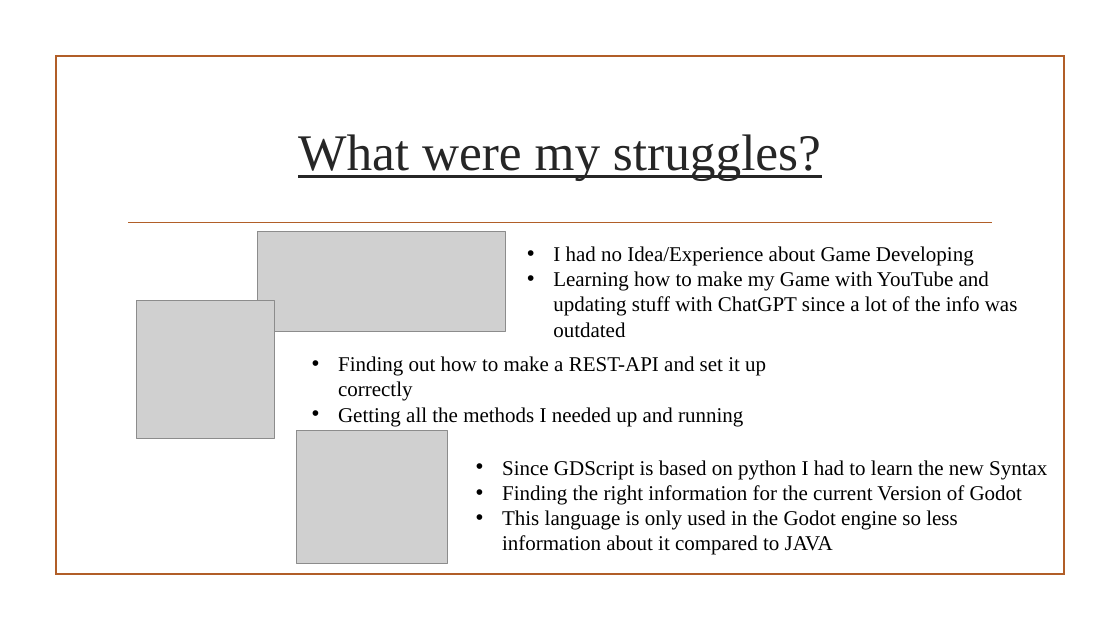
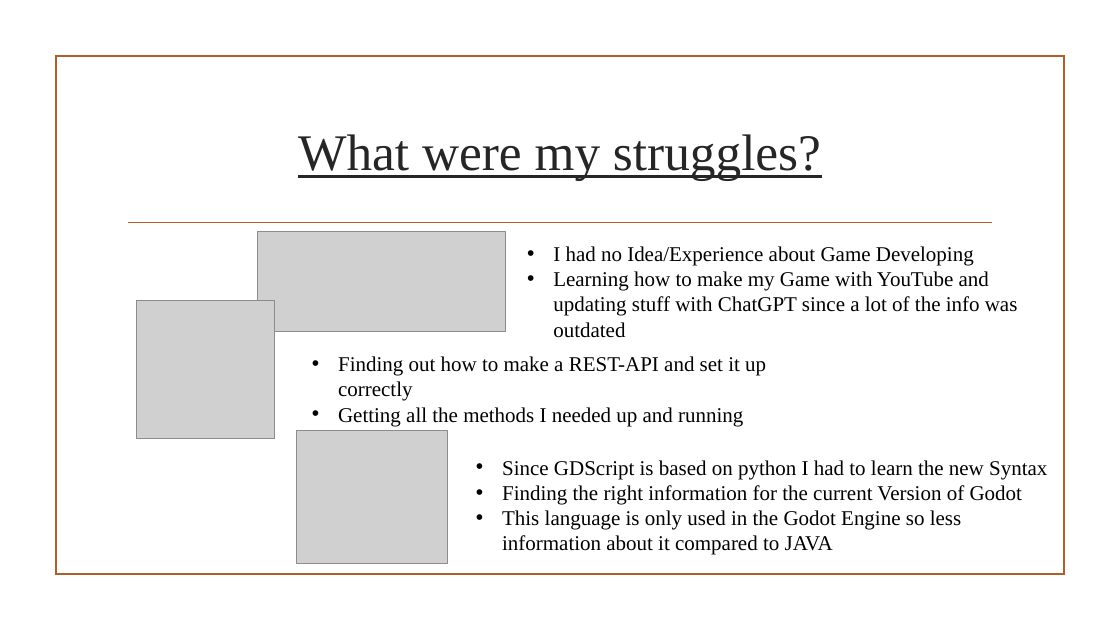
Before and after one commit to Niteh0wk/TheTalesOfGodric, a slide deck: slide 3 of TheTalesOfGodric.pptx. Drawn at 1120x630 pixels with LibreOffice and Linux fonts; fonts in the diff are those of the drawing; grey boxes stand for pictures; background and template pictures are left out. Boxes give left, top, right and bottom in pixels: in the first picture for what was removed or moved away, otherwise in the second. Text is boxed around its words. In the diff, an @@ line names an element or a change of style, - is before the commit and + after.

```diff
--- a/TheTalesOfGodric.pptx
+++ b/TheTalesOfGodric.pptx
@@ text at [502, 510, 961, 555]: text changed @@
-• This language is only used in the Godot engine so less information about it compared to JAVA
+• This language is only used in the Godot Engine so less information about it compared to JAVA
```
Also in this commit, not shown: 1 other slide changed, 7 other files.
